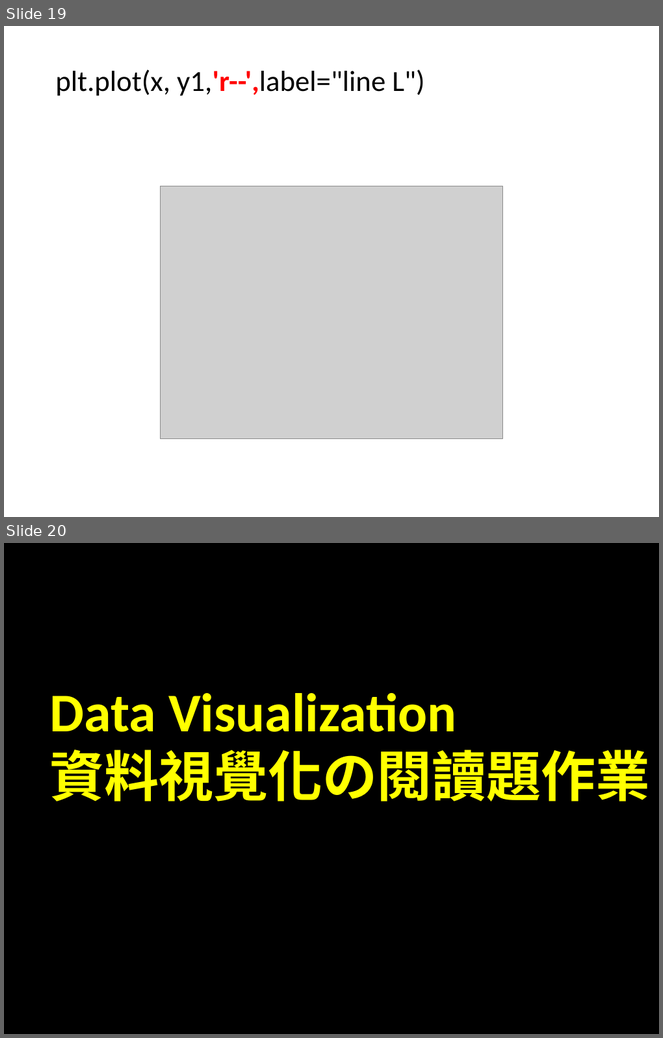
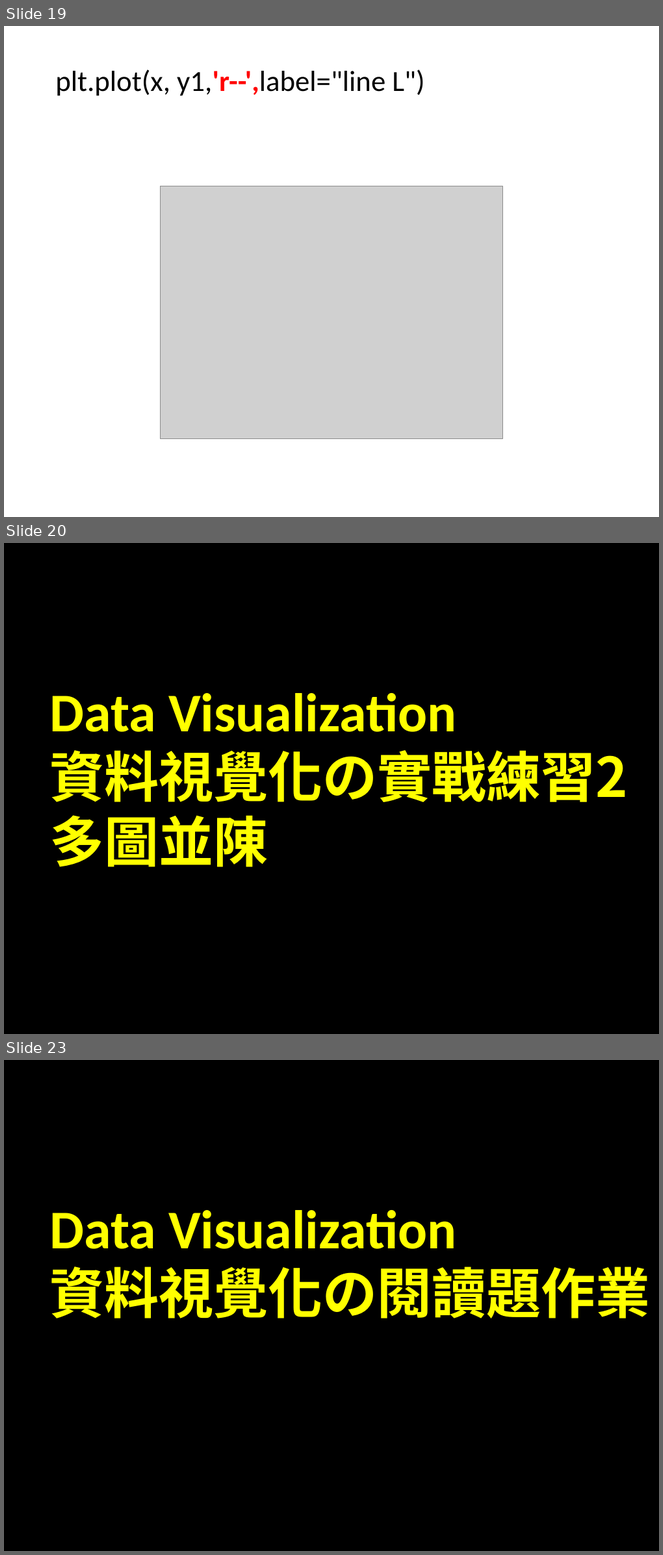
Before and after one commit to p1tuo/20201014, a slide deck: 人工智慧與資訊安全期中平時報告_Matplotlib資料視覺化技術.pptx. Shown one above the other, each under a label of ours: slides 19 and 20 before the commit, slides 19, 20 and 23 after it; the slides between them are not shown. The pictures are 663x1038 and 663x1555 pixels, drawn with LibreOffice and Linux fonts; fonts in the diff are those of the drawing; grey boxes stand for pictures. Boxes give left, top, right and bottom in pixels: in the first picture for what was removed or moved away, otherwise in the second. Text is boxed around its words. In the diff, an @@ line names an element or a change of style, - is before the commit and + after.

```diff
--- a/人工智慧與資訊安全期中平時報告_Matplotlib資料視覺化技術.pptx
+++ b/人工智慧與資訊安全期中平時報告_Matplotlib資料視覺化技術.pptx
@@ slide 20 added at [4,543,659,1034], background #FFFFFF @@
@@ rectangle added at [4,543,659,1034], fill #000000 @@
@@ text added at [50,693,629,867], 60 pt, text #FFFF00, bold @@
+Data Visualization
+資料視覺化の實戰練習2
+多圖並陳
@@ what was slide 20 is now slide 23 @@
```
Also in this commit, not shown: 2 other slides added.
